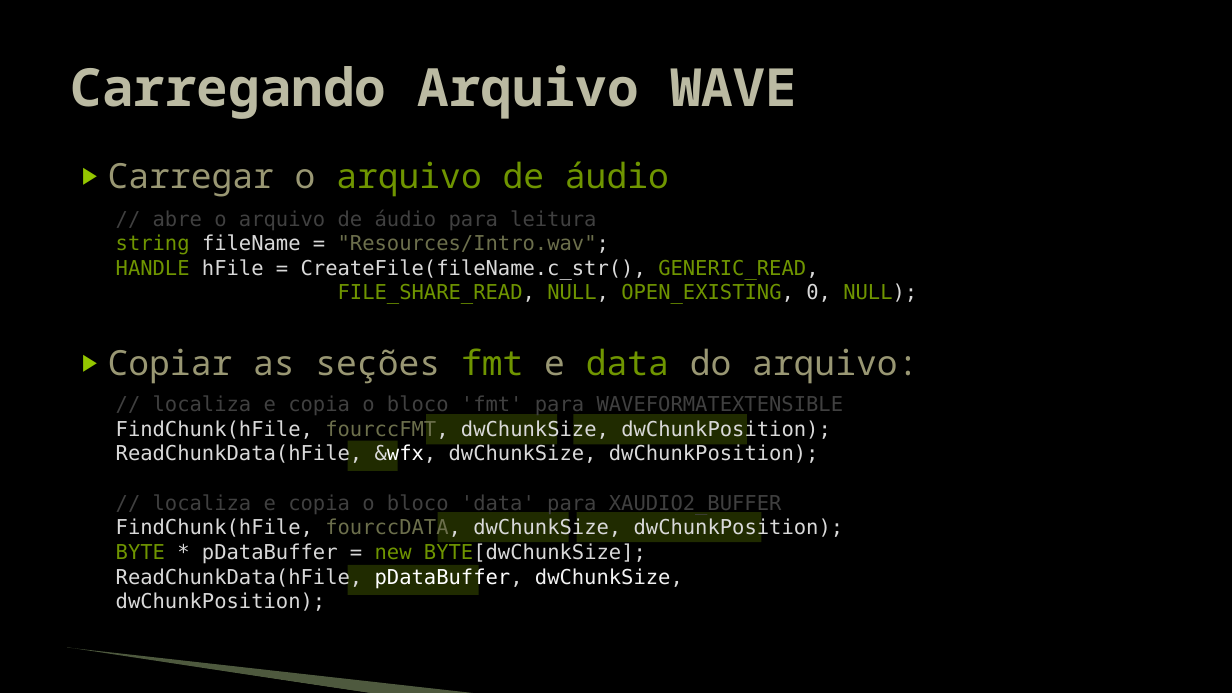
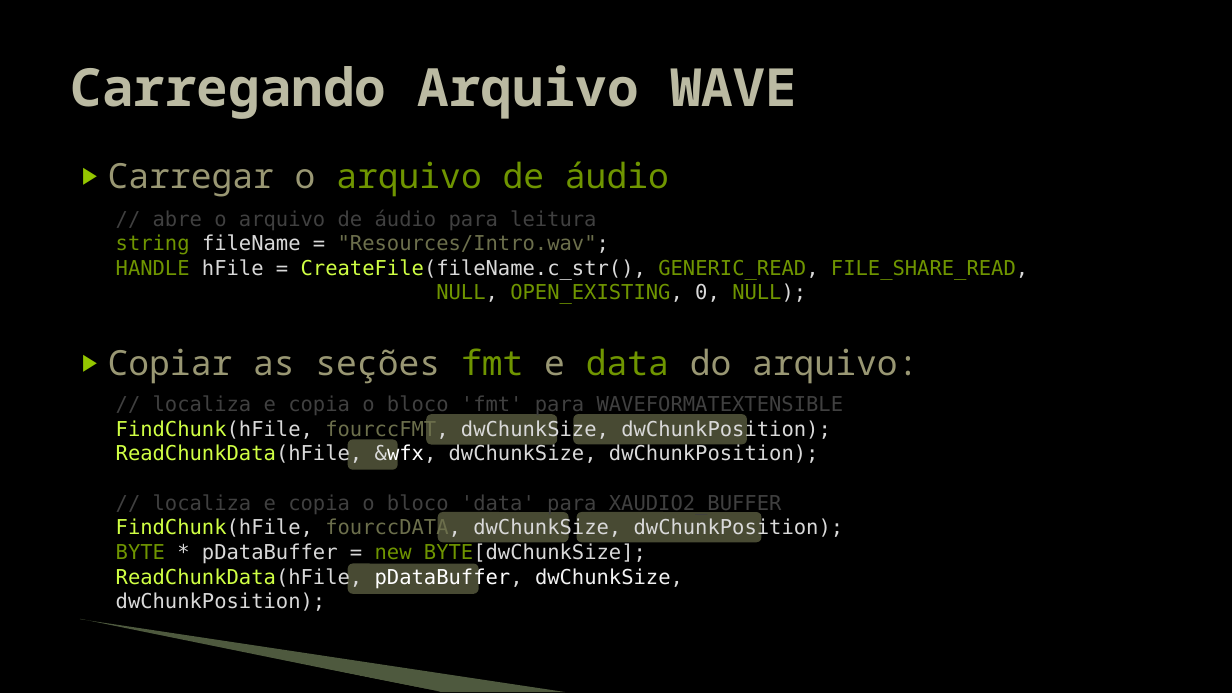
Before and after one commit to JudsonSS/Jogos, a slide deck: slide 18 of Slides/15. Reprodução de Áudio.pptx. Drawn at 1232x693 pixels with LibreOffice and Linux fonts; fonts in the diff are those of the drawing; background and template pictures are left out. Boxes give left, top, right and bottom in pixels: in the first picture for what was removed or moved away, otherwise in the second. Text is boxed around its words. In the diff, an @@ line names an element or a change of style, - is before the commit and + after.

```diff
--- a/Slides/15. Reprodução de Áudio.pptx
+++ b/Slides/15. Reprodução de Áudio.pptx
@@ text at [116, 259, 1028, 304]: text changed @@
-HANDLE hFile = CreateFile(fileName.c_str(), GENERIC_READ,
-FILE_SHARE_READ, NULL, OPEN_EXISTING, 0, NULL);
+HANDLE hFile = CreateFile(fileName.c_str(), GENERIC_READ, FILE_SHARE_READ,
+NULL, OPEN_EXISTING, 0, NULL);
@@ text at [116, 419, 844, 611]: text colour #D9D9D9 to #D0FF44 in "FindChunk(hFile,", "ReadChunkData(hFile,", "FindChunk(hFile,", "ReadChunkData(hFile," @@
@@ rectangle to rounded rectangle; fill #4A6300 at 44% opacity to #484A32; shadow off in 6 elements at [438, 512, 569, 543], [426, 414, 557, 445], [573, 414, 747, 445], [577, 512, 762, 543], [348, 564, 479, 594], [348, 440, 397, 470] @@
@@ freeform shape: place and size @@
-freeform shape at [66, 649, 374, 693]
+freeform shape at [78, 621, 440, 692]
@@ freeform shape: place and size @@
-freeform shape at [67, 648, 481, 693]
+freeform shape at [80, 619, 566, 692]
```
Also in this commit, not shown: 19 other slides changed.
